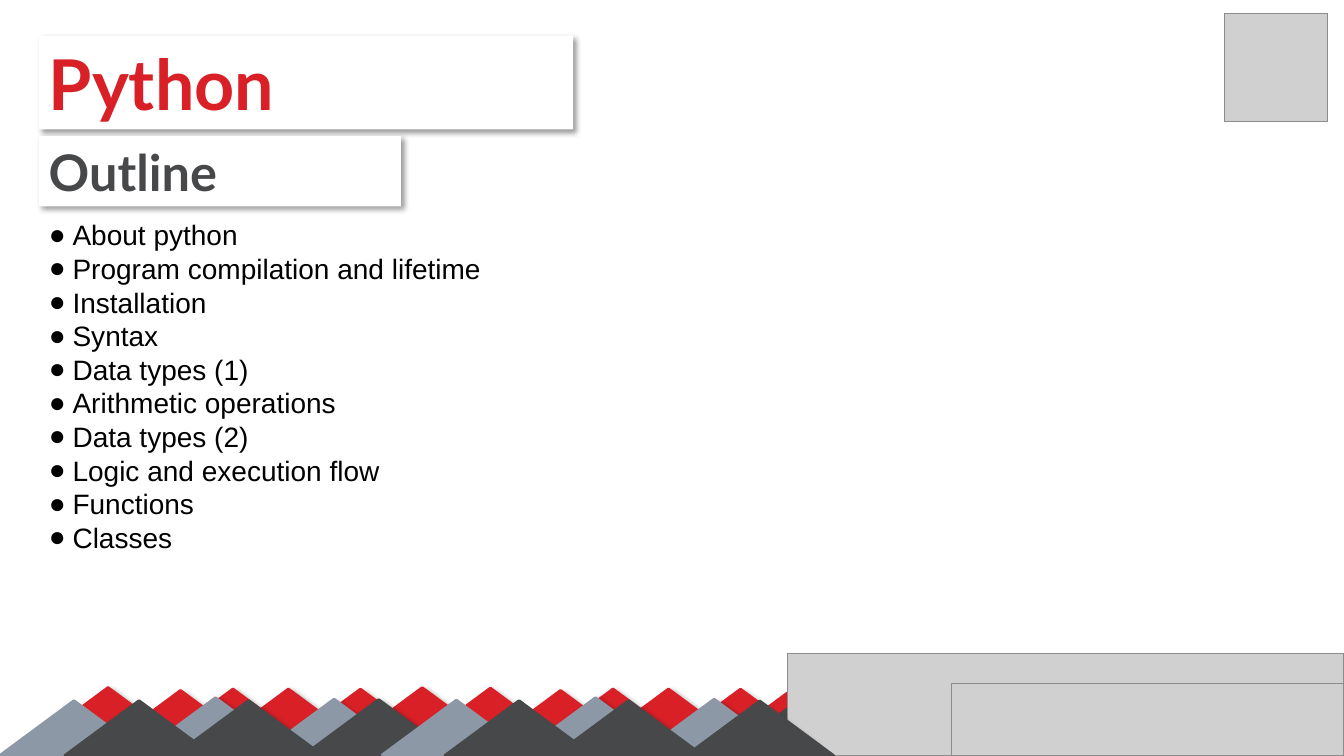
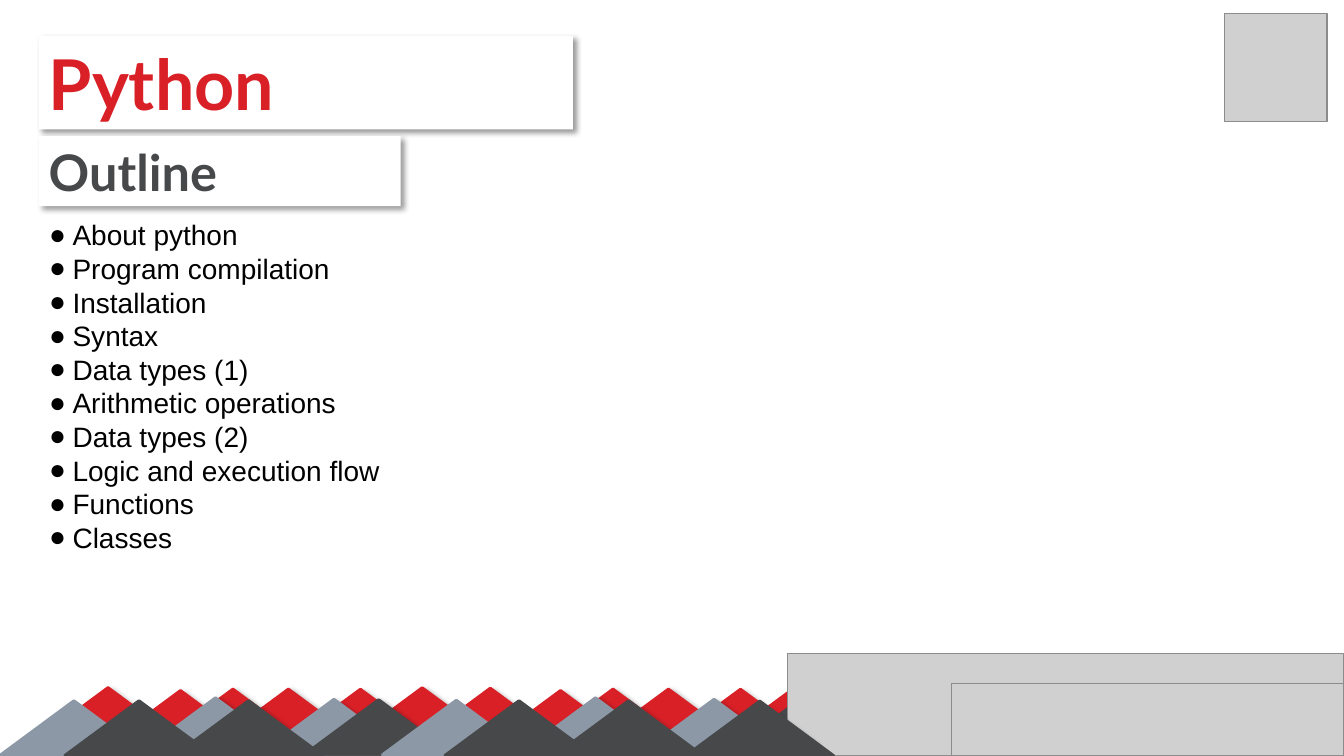
Before and after one commit to SalmaGira/machine-learning-workshop-Kvector, a slide deck: slide 2 of Sessions/Session 1/python-omar/python.pptx. Drawn at 1344x756 pixels with LibreOffice and Linux fonts; fonts in the diff are those of the drawing; grey boxes stand for pictures. Boxes give left, top, right and bottom in pixels: in the first picture for what was removed or moved away, otherwise in the second. Text is boxed around its words. In the diff, an @@ line names an element or a change of style, - is before the commit and + after.

```diff
--- a/Sessions/Session 1/python-omar/python.pptx
+++ b/Sessions/Session 1/python-omar/python.pptx
@@ text at (73, 258, 330, 284): text changed @@
-● Program compilation and lifetime
+● Program compilation
```
Also in this commit, not shown: 4 other slides changed, 6 slides added, 2 slides removed, 1 other file.
